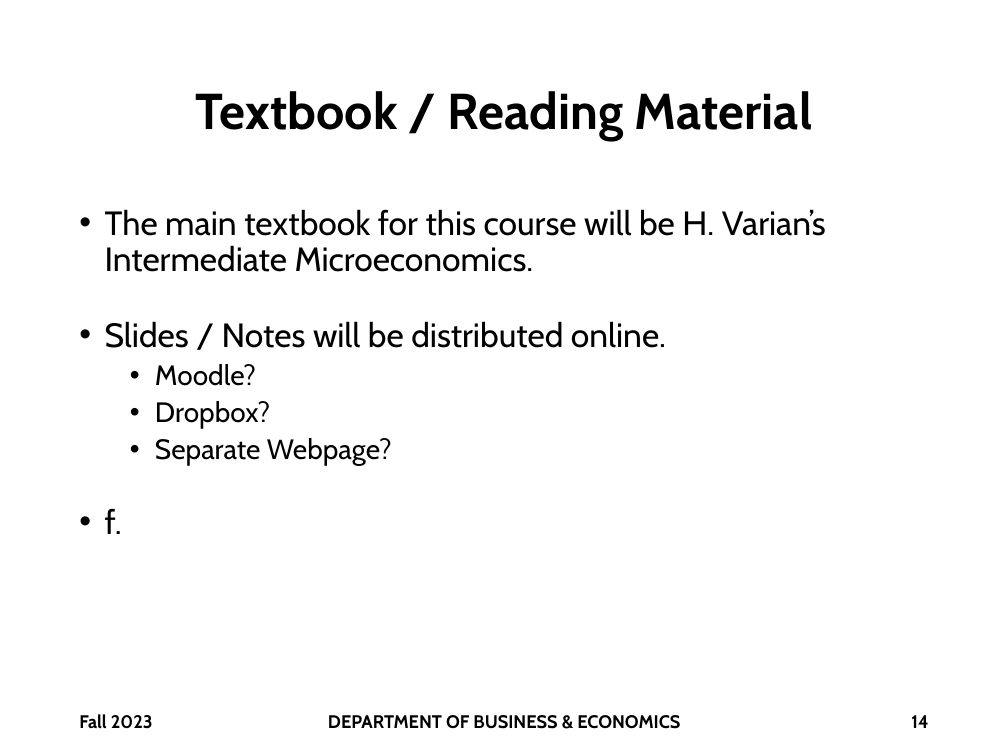
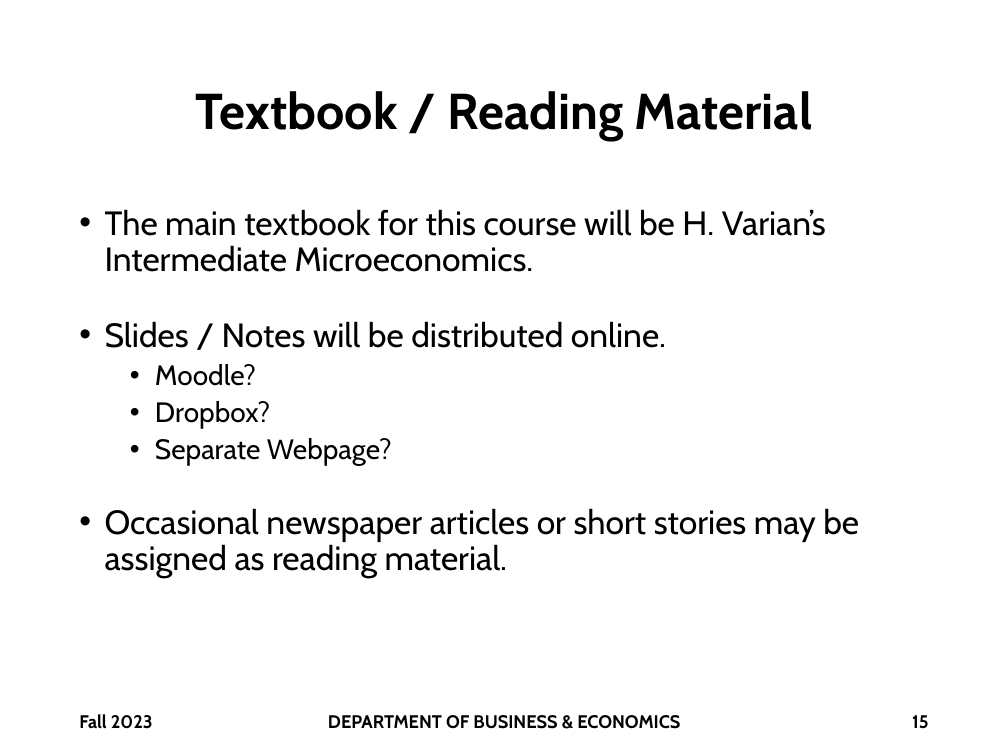
Before and after one commit to brianhwpark/brianhwpark.github.io, a slide deck: slide 15 of files/ppt/monmouthcollege-econ-300/ECON300-LEC01.pptx (slide 14 before the commit). Drawn at 1008x756 pixels with LibreOffice and Linux fonts; fonts in the diff are those of the drawing; background and template pictures are left out. Boxes give left, top, right and bottom in pixels: in the first picture for what was removed or moved away, otherwise in the second. Text is boxed around its words. In the diff, an @@ line names an element or a change of style, - is before the commit and + after.

```diff
--- a/files/ppt/monmouthcollege-econ-300/ECON300-LEC01.pptx
+++ b/files/ppt/monmouthcollege-econ-300/ECON300-LEC01.pptx
@@ text at (105, 508, 859, 578): text changed @@
-• f.
+• Occasional newspaper articles or short stories may be assigned as reading material.
@@ page number at (912, 715, 928, 728): text changed @@
-14
+15
```
Also in this commit, not shown: 10 other slides changed, 3 other files.
